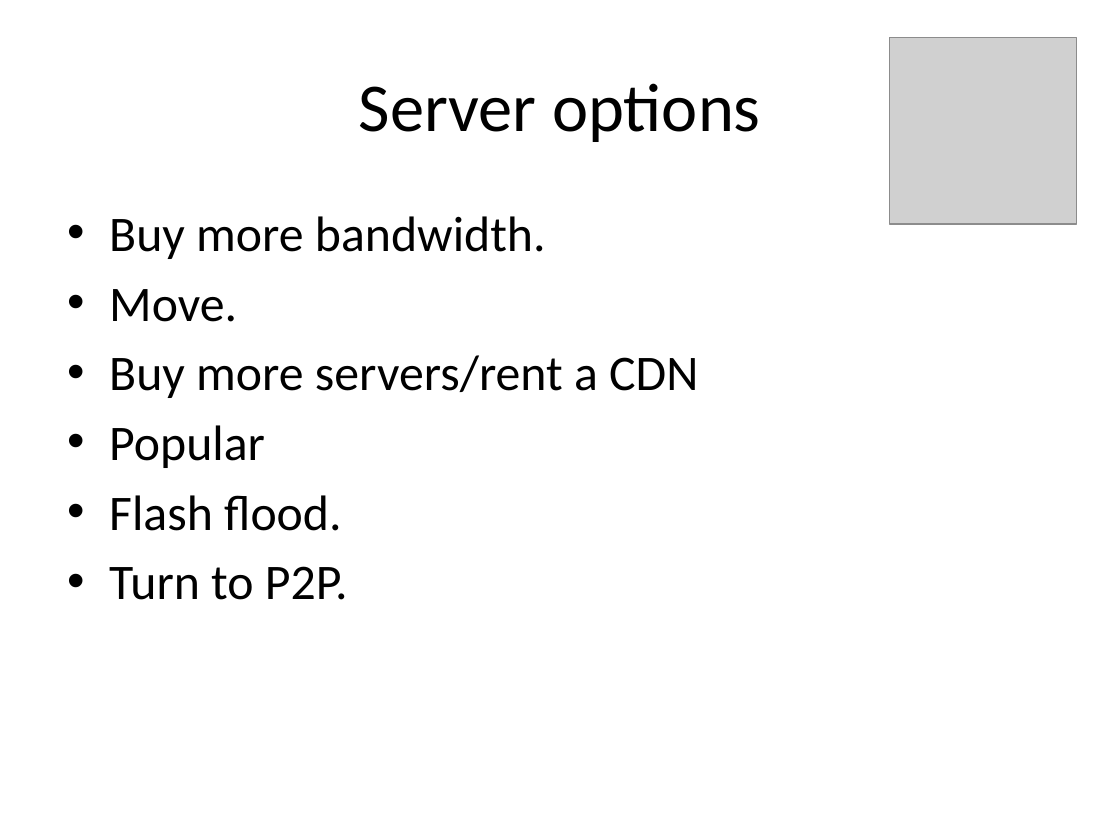
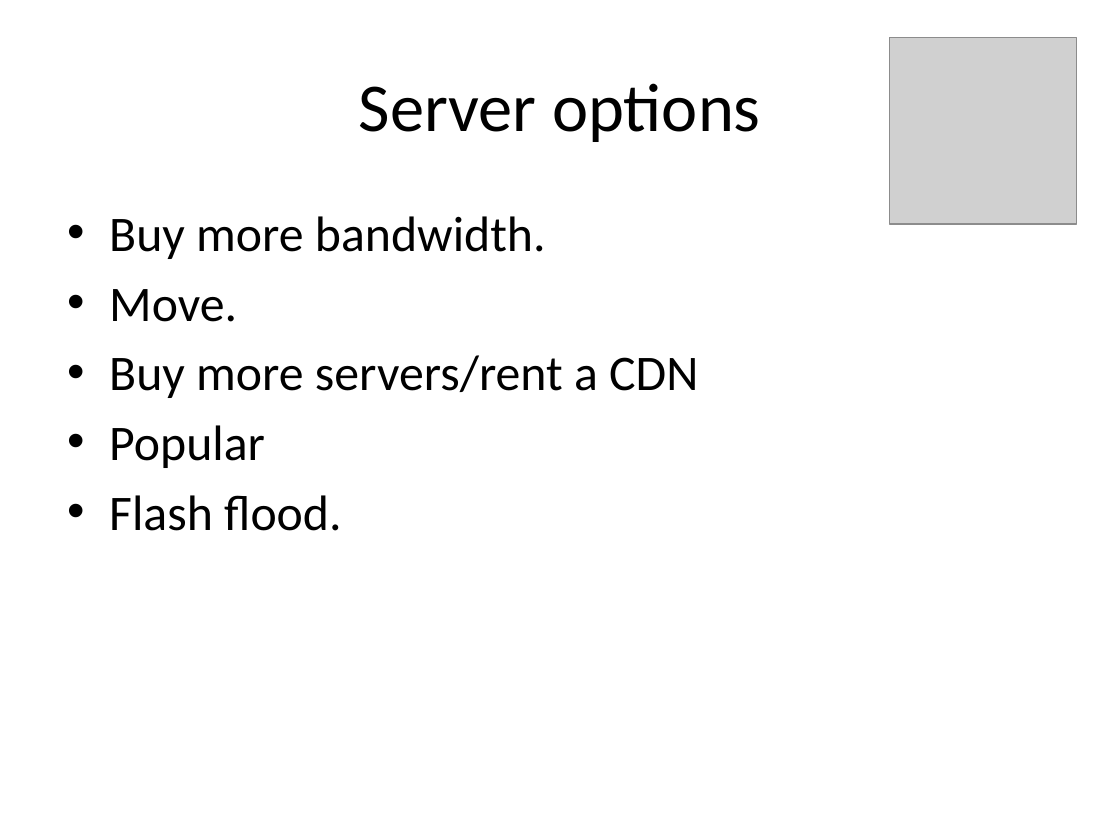
Before and after one commit to rdp/p2pwebclient, a slide deck: slide 7 of thesis_presentation/How to Make the Internet Faster.pptx (slide 6 before the commit). Drawn at 1120x840 pixels with LibreOffice and Linux fonts; fonts in the diff are those of the drawing; grey boxes stand for pictures. Boxes give left, top, right and bottom in pixels: in the first picture for what was removed or moved away, otherwise in the second. Text is boxed around its words. In the diff, an @@ line names an element or a change of style, - is before the commit and + after.

```diff
--- a/thesis_presentation/How to Make the Internet Faster.pptx
+++ b/thesis_presentation/How to Make the Internet Faster.pptx
@@ text at [109, 566, 348, 600]: paragraph removed @@
-• Turn to P2P.
```
Also in this commit, not shown: 6 other slides changed, 8 slides added, 1 slide removed, 2 other files.
